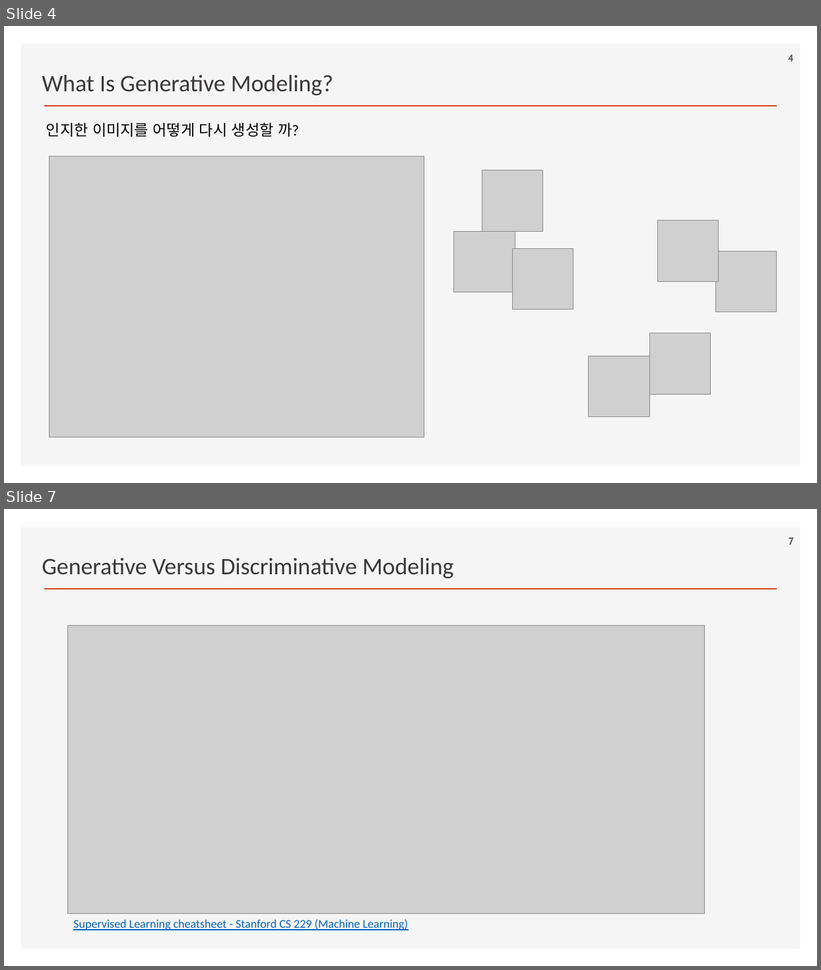
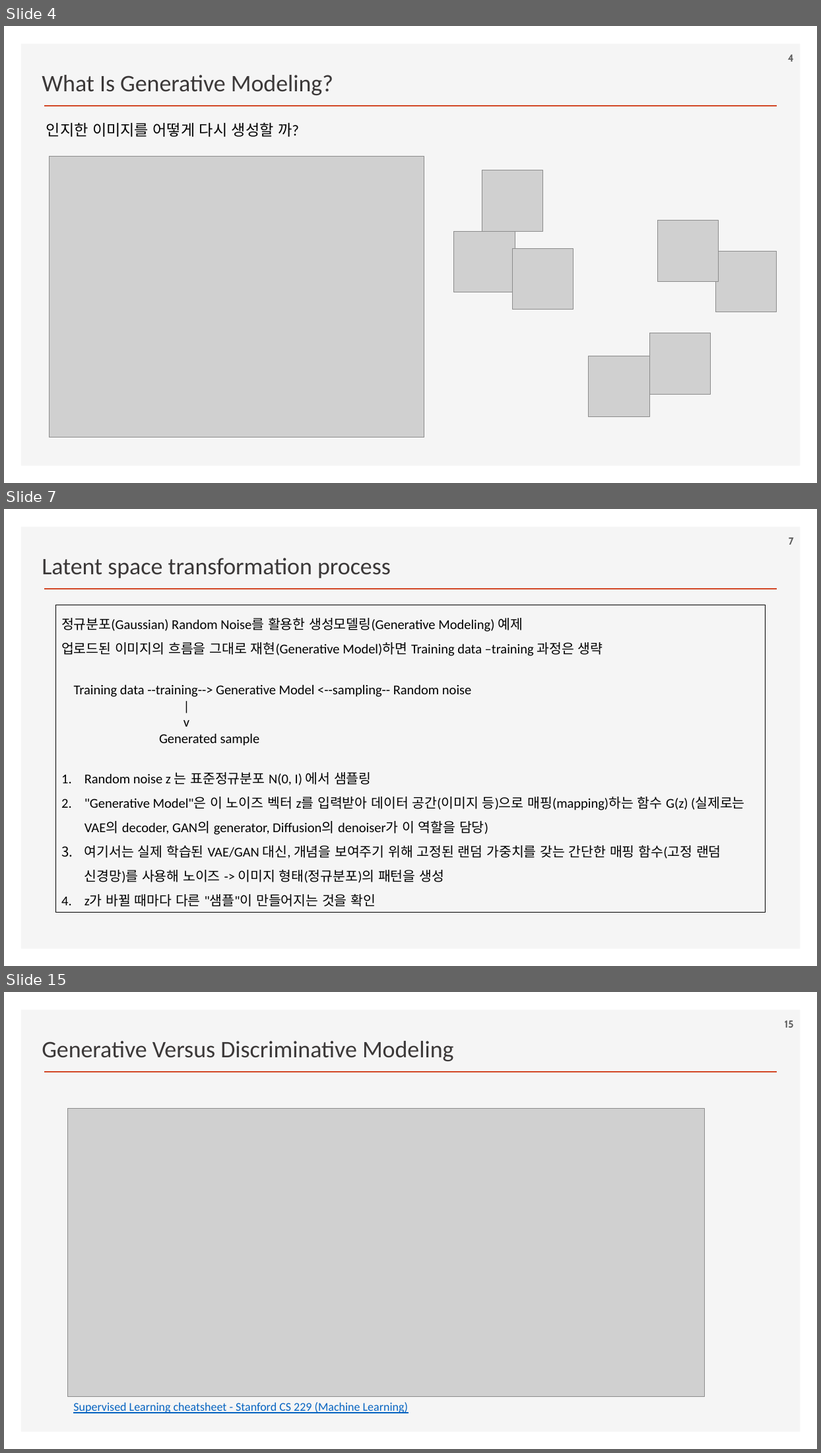
Before and after one commit to ancestor9/2026_Fall_Generative-Deep-Learning, a slide deck: Chapter 01 Generative Deep Learning.pptx. Shown one above the other, each under a label of ours: slides 4 and 7 before the commit, slides 4, 7 and 15 after it; the slides between them are not shown. The pictures are 821x970 and 821x1453 pixels, drawn with LibreOffice and Linux fonts; fonts in the diff are those of the drawing; grey boxes stand for pictures; background and template pictures are left out. Boxes give left, top, right and bottom in pixels: in the first picture for what was removed or moved away, otherwise in the second. Text is boxed around its words. In the diff, an @@ line names an element or a change of style, - is before the commit and + after.

```diff
--- a/Chapter 01 Generative Deep Learning.pptx
+++ b/Chapter 01 Generative Deep Learning.pptx
@@ slide 7 added at bbox=[4, 509, 817, 966], background #FFFFFF; not listed: 2 template elements that a slide beside it also shows @@
@@ page number added at bbox=[789, 537, 794, 545], 12 pt, text #595959, bold @@
+7
@@ text added at bbox=[42, 558, 391, 578], 28 pt, text #3B3838 @@
+Latent space transformation process
@@ rectangle added at bbox=[55, 605, 765, 913], outline #000000 0.75 pt, 16 pt, text #000000 @@
+정규분포(Gaussian) Random Noise를 활용한 생성모델링(Generative Modeling) 예제
+업로드된 이미지의 흐름을 그대로 재현(Generative Model)하면 Training data –training 과정은 생략
+Training data --training--> Generative Model <--sampling-- Random noise
+|
+v
+Generated sample
+1. Random noise z 는 표준정규분포 N(0, I) 에서 샘플링
+2. "Generative Model"은 이 노이즈 벡터 z를 입력받아 데이터 공간(이미지 등)으로 매핑(mapping)하는 함수 G(z) (실제로는 VAE의 decoder, GAN의 generator, Diffusion의 denoiser가 이 역할을 담당)
+3. 여기서는 실제 학습된 VAE/GAN 대신, 개념을 보여주기 위해 고정된 랜덤 가중치를 갖는 간단한 매핑 함수(고정 랜덤 신경망)를 사용해 노이즈 -> 이미지 형태(정규분포)의 패턴을 생성
+4. z가 바뀔 때마다 다른 "샘플"이 만들어지는 것을 확인
@@ what was slide 7 is now slide 15 @@
@@ page number at bbox=[785, 1020, 794, 1028]: text changed @@
-7
+15
```
Also in this commit, not shown: 2 slides changed, 7 other slides added.
